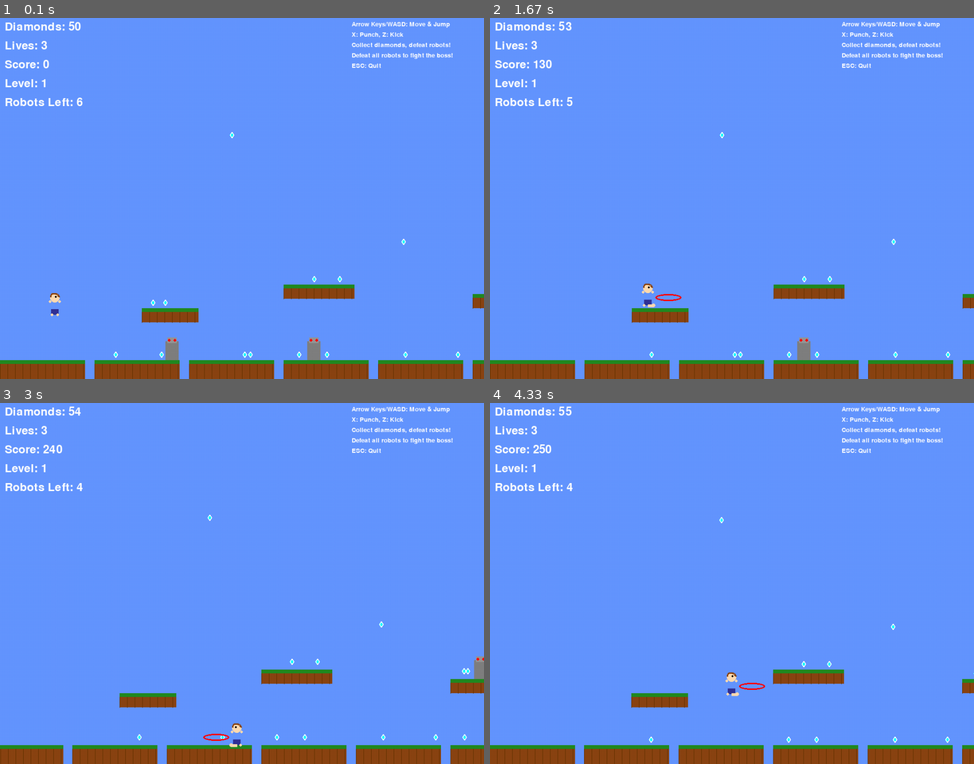
Above: before the commit, frames 1-4 (two rows, left to right).
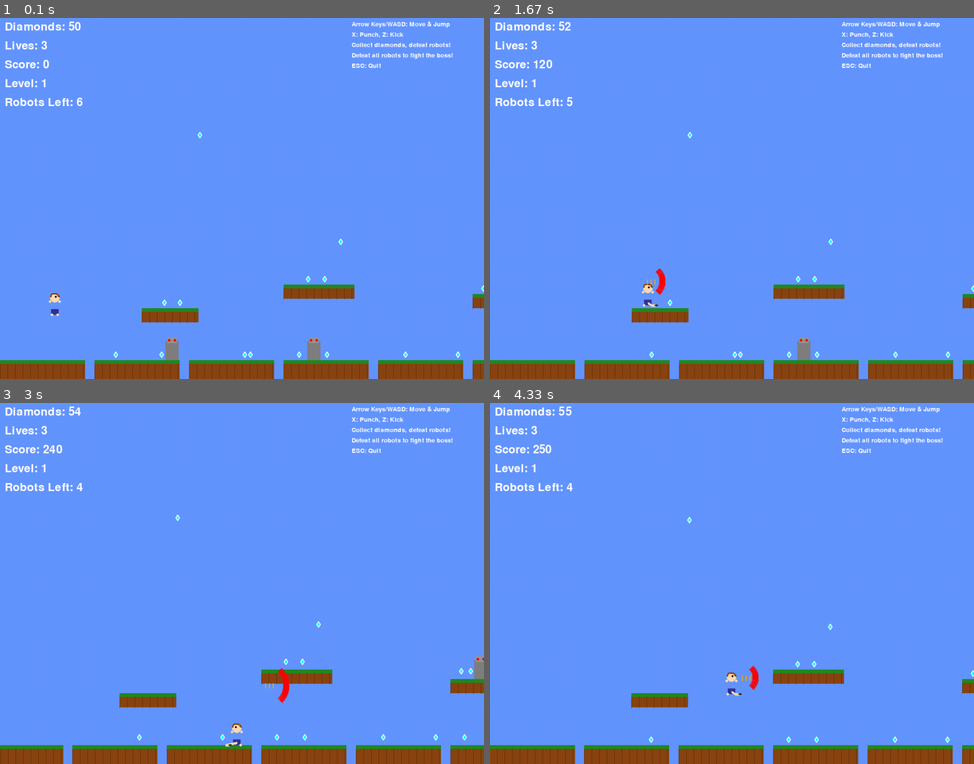
Above: after the commit, the same moments.

Repository: vivekkohar/games
Game: pygame game, started from retro_platform_game.py
Same seed, same stepped clock (60 frames per second), same inputs: the game is played once before the commit and once after it.
Inputs:
- Up to frame 1 (0.1 s): no input
- Up to frame 2 (1.67 s): hold X 0.33-0.8 s; hold Right 0.33-0.8 s; tap Z at 0.83, 1.57 s; tap Space at 1.17 s; hold Right from 1.5 s (still down)
- Up to frame 3 (3 s): tap Z at 1.87, 2.07, 2.4, 2.7, 2.9 s; release Right at 1.97 s; hold Up 2-2.3 s; hold Right 2.33-2.8 s; hold Left from 2.83 s (still down)
- Up to frame 4 (4.33 s): tap Z at 3.2, 3.47, 3.77, 3.9, 4.3 s; release Left at 3.37 s; hold Left 3.4-3.8 s; hold Up 3.83-4.2 s; hold Right from 4.23 s (still down)

The runs differ from the first frame. In frame 1, 0.1% of the frame differs, in the area x 31-100%, y 31-80%; in frame 2, 0.3%; in frame 3, 0.4%, in the area x 36-98%, y 30-96%; in frame 4, 0.3%.

Commit message:
Major Enhancement v1.1.0: Audio System & Visual Combat Effects
🎵 Complete Audio System:
- Procedurally generated sound effects using numpy
- Combat sounds: punch, kick, robot/boss hits
- Environmental sounds: jump, diamond collect/lost, life lost
- Victory fanfare for level completion
- Robust error handling for audio failures

🥊 Enhanced Combat Visuals:
- Detailed punch/kick animations with extended limbs
- Dynamic visual effects: expanding rings, sparks, motion trails
- Multi-frame persistent effects for impactful combat
- Better character proportions and combat feedback

👹 Improved Boss System:
- Bosses now positioned at the very end of each level
- Dedicated elevated boss platforms
- Clear separation between main level and boss arena
- Enhanced boss area access restrictions

🛠️ Technical Improvements:
- Added numpy dependency for sound generation
- Modular sound management system
- Optimized visual effects rendering
- Enhanced level design and platform positioning
- Updated documentation and requirements

🎮 Enhanced Gameplay Experience:
- Audio feedback for all player actions
- Visual confirmation of successful attacks
- Clearer boss encounter progression
- More engaging combat mechanics

Diff:
--- a/environment.yml
+++ b/environment.yml
@@ -5,6 +5,7 @@
 dependencies:
   - python=3.13
   - pygame>=2.6.0
+  - numpy>=1.20.0
   - pip
   - pip:
     - # Add any pip-only packages here if needed
--- a/retro_platform_game.py
+++ b/retro_platform_game.py
@@ -2,9 +2,11 @@
 import sys
 import random
 import math
+import os
 
 # Initialize Pygame
 pygame.init()
+pygame.mixer.init(frequency=22050, size=-16, channels=2, buffer=512)
 
 # Constants
 SCREEN_WIDTH = 1024
@@ -32,6 +34,214 @@
 GRAVITY = 0.8
 PUNCH_RANGE = 45
 KICK_RANGE = 55
+
+# Sound and Music Manager
+class SoundManager:
+    def __init__(self):
+        self.sounds = {}
+        self.music_playing = False
+        self.sound_enabled = True
+        self.music_enabled = True
+
+        # Create sound directory if it doesn't exist
+        if not os.path.exists('sounds'):
+            os.makedirs('sounds')
+
+        # Generate procedural sounds
+        self.generate_sounds()
+
+    def generate_sounds(self):
+        """Generate simple procedural sounds using pygame"""
+        try:
+            # Punch sound - short sharp tone
+            punch_sound = pygame.sndarray.make_sound(
+                self.generate_tone(440, 0.1, 'square')
+            )
+            self.sounds['punch'] = punch_sound
+
+            # Kick sound - deeper, longer tone
+            kick_sound = pygame.sndarray.make_sound(
+                self.generate_tone(220, 0.15, 'square')
+            )
+            self.sounds['kick'] = kick_sound
+
+            # Jump sound - rising tone
+            jump_sound = pygame.sndarray.make_sound(
+                self.generate_sweep(200, 400, 0.2)
+            )
+            self.sounds['jump'] = jump_sound
+
+            # Diamond collect - pleasant chime
+            diamond_sound = pygame.sndarray.make_sound(
+                self.generate_tone(800, 0.3, 'sine')
+            )
+            self.sounds['diamond_collect'] = diamond_sound
+
+            # Diamond lost - descending tone
+            diamond_lost_sound = pygame.sndarray.make_sound(
+                self.generate_sweep(400, 200, 0.4)
+            )
+            self.sounds['diamond_lost'] = diamond_lost_sound
+
+            # Life lost - dramatic descending sequence
+            life_lost_sound = pygame.sndarray.make_sound(
+                self.generate_life_lost_sound()
+            )
+            self.sounds['life_lost'] = life_lost_sound
+
+            # Robot hit - metallic clang
+            robot_hit_sound = pygame.sndarray.make_sound(
+                self.generate_noise(0.1)
+            )
+            self.sounds['robot_hit'] = robot_hit_sound
+
+            # Boss hit - deeper metallic sound
+            boss_hit_sound = pygame.sndarray.make_sound(
+                self.generate_tone(150, 0.2, 'square')
+            )
+            self.sounds['boss_hit'] = boss_hit_sound
+
+            # Level complete - victory fanfare
+            level_complete_sound = pygame.sndarray.make_sound(
+                self.generate_victory_sound()
+            )
+            self.sounds['level_complete'] = level_complete_sound
+
+        except Exception as e:
+            print(f"Warning: Could not generate sounds: {e}")
+            self.sound_enabled = False
+
+    def generate_tone(self, frequency, duration, wave_type='sine'):
+        """Generate a simple tone"""
+        import numpy as np
+        sample_rate = 22050
+        frames = int(duration * sample_rate)
+        arr = np.zeros((frames, 2))
+
+        for i in range(frames):
+            time = float(i) / sample_rate
+            if wave_type == 'sine':
+                wave = np.sin(2 * np.pi * frequency * time)
+            elif wave_type == 'square':
+                wave = 1 if np.sin(2 * np.pi * frequency * time) > 0 else -1
+            else:
+                wave = np.sin(2 * np.pi * frequency * time)
+
+            # Apply envelope to avoid clicks
+            envelope = min(1.0, min(time * 10, (duration - time) * 10))
+            arr[i] = [wave * envelope * 0.3, wave * envelope * 0.3]
+
+        return (arr * 32767).astype(np.int16)
+
+    def generate_sweep(self, start_freq, end_freq, duration):
+        """Generate a frequency sweep"""
+        import numpy as np
+        sample_rate = 22050
+        frames = int(duration * sample_rate)
+        arr = np.zeros((frames, 2))
+
+        for i in range(frames):
+            time = float(i) / sample_rate
+            progress = time / duration
+            frequency = start_freq + (end_freq - start_freq) * progress
+            wave = np.sin(2 * np.pi * frequency * time)
+
+            # Apply envelope
+            envelope = min(1.0, min(time * 5, (duration - time) * 5))
+            arr[i] = [wave * envelope * 0.3, wave * envelope * 0.3]
+
+        return (arr * 32767).astype(np.int16)
+
+    def generate_noise(self, duration):
+        """Generate noise for metallic sounds"""
+        import numpy as np
+        sample_rate = 22050
+        frames = int(duration * sample_rate)
+        arr = np.random.random((frames, 2)) * 2 - 1
+
+        # Apply envelope
+        for i in range(frames):
+            time = float(i) / sample_rate
+            envelope = max(0, 1 - time / duration)
+            arr[i] *= envelope * 0.2
+
+        return (arr * 32767).astype(np.int16)
+
+    def generate_life_lost_sound(self):
+        """Generate dramatic life lost sound"""
+        import numpy as np
+        sample_rate = 22050
+        duration = 1.0
+        frames = int(duration * sample_rate)
+        arr = np.zeros((frames, 2))
+
+        # Descending sequence of tones
+        frequencies = [400, 350, 300, 250, 200]
+        tone_duration = duration / len(frequencies)
+
+        for freq_idx, frequency in enumerate(frequencies):
+            start_frame = int(freq_idx * tone_duration * sample_rate)
+            end_frame = int((freq_idx + 1) * tone_duration * sample_rate)
+
+            for i in range(start_frame, min(end_frame, frames)):
+                time = float(i - start_frame) / sample_rate
+                wave = np.sin(2 * np.pi * frequency * time)
+                envelope = max(0, 1 - time / tone_duration)
+                arr[i] = [wave * envelope * 0.3, wave * envelope * 0.3]
+
+        return (arr * 32767).astype(np.int16)
+
+    def generate_victory_sound(self):
+        """Generate victory fanfare"""
+        import numpy as np
+        sample_rate = 22050
+        duration = 1.5
+        frames = int(duration * sample_rate)
+        arr = np.zeros((frames, 2))
+
+        # Ascending sequence for victory
+        frequencies = [400, 500, 600, 800, 1000]
+        tone_duration = duration / len(frequencies)
+
+        for freq_idx, frequency in enumerate(frequencies):
+            start_frame = int(freq_idx * tone_duration * sample_rate)
+            end_frame = int((freq_idx + 1) * tone_duration * sample_rate)
+
+            for i in range(start_frame, min(end_frame, frames)):
+                time = float(i - start_frame) / sample_rate
+                wave = np.sin(2 * np.pi * frequency * time)
+                envelope = min(1.0, min(time * 3, (tone_duration - time) * 3))
+                arr[i] = [wave * envelope * 0.4, wave * envelope * 0.4]
+
+        return (arr * 32767).astype(np.int16)
+
+    def play_sound(self, sound_name):
+        """Play a sound effect"""
+        if self.sound_enabled and sound_name in self.sounds:
+            try:
+                self.sounds[sound_name].play()
+            except Exception as e:
+                print(f"Warning: Could not play sound {sound_name}: {e}")
+
+    def start_background_music(self):
+        """Start background music (simple loop)"""
+        if self.music_enabled and not self.music_playing:
+            try:
+                # Generate simple background music
+                bg_music = self.generate_background_music()
+                pygame.mixer.music.load(bg_music)
+                pygame.mixer.music.play(-1)  # Loop indefinitely
+                self.music_playing = True
+            except Exception as e:
+                print(f"Warning: Could not start background music: {e}")
+
+    def generate_background_music(self):
+        """Generate simple background music"""
+        # For now, return None - background music would need more complex implementation
+        return None
+
+# Global sound manager
+sound_manager = SoundManager()
 
 class Player:
     def __init__(self, x, y):
@@ -51,6 +261,8 @@
         self.lives = 3
         self.invulnerable = 0  # Invulnerability frames after taking damage
         self.animation_frame = 0
+        self.punch_effect = []  # Visual punch effects
+        self.kick_effect = []   # Visual kick effects
 
     def update(self, platforms, camera_x):
         # Handle input
@@ -69,14 +281,30 @@
         if (keys[pygame.K_SPACE] or keys[pygame.K_UP] or keys[pygame.K_w]) and self.on_ground:
             self.vel_y = JUMP_STRENGTH
             self.on_ground = False
+            sound_manager.play_sound('jump')
 
         # Combat
         if keys[pygame.K_x] and self.punch_timer <= 0:
             self.punching = True
             self.punch_timer = 20
+            sound_manager.play_sound('punch')
+            # Add punch visual effect
+            punch_x = self.x + (40 if self.facing_right else -40)
+            punch_y = self.y + 20
+            self.punch_effect.append({
+                'x': punch_x, 'y': punch_y, 'timer': 15, 'size': 20
+            })
+
         if keys[pygame.K_z] and self.kick_timer <= 0:
             self.kicking = True
             self.kick_timer = 25
+            sound_manager.play_sound('kick')
+            # Add kick visual effect
+            kick_x = self.x + (50 if self.facing_right else -50)
+            kick_y = self.y + 30
+            self.kick_effect.append({
+                'x': kick_x, 'y': kick_y, 'timer': 20, 'size': 25
+            })
 
         # Update timers
         if self.punch_timer > 0:
@@ -91,6 +319,12 @@
 
         if self.invulnerable > 0:
             self.invulnerable -= 1
+
+        # Update visual effects
+        self.punch_effect = [effect for effect in self.punch_effect
+                           if self.update_effect(effect)]
+        self.kick_effect = [effect for effect in self.kick_effect
+                          if self.update_effect(effect)]
 
         # Apply gravity
         self.vel_y += GRAVITY
@@ -134,14 +368,22 @@
         # Animation
         self.animation_frame += 1
 
+    def update_effect(self, effect):
+        """Update visual effect and return True if it should continue"""
+        effect['timer'] -= 1
+        effect['size'] += 1  # Expand effect
+        return effect['timer'] > 0
+
     def lose_diamonds(self, amount):
         self.diamonds -= amount
+        sound_manager.play_sound('diamond_lost')
         if self.diamonds <= 0:
             self.diamonds = 0
             self.lose_life()
 
     def lose_life(self):
         self.lives -= 1
+        sound_manager.play_sound('life_lost')
         self.diamonds = 50  # Reset diamonds
         self.respawn()
 
@@ -183,14 +425,19 @@
         eye_x = screen_x + 16 + (2 if self.facing_right else -2)
         pygame.draw.circle(screen, BLACK, (int(eye_x), int(self.y + 10)), 2)
 
-        # Arms
+        # Arms with enhanced combat visualization
         arm_y = self.y + 20
         if self.punching:
-            # Extended arm for punch
-            arm_x = screen_x + (24 if self.facing_right else 8)
-            pygame.draw.circle(screen, (255, 220, 177), (int(arm_x), int(arm_y)), 4)
+            # Extended arm for punch with more detail
+            arm_x = screen_x + (28 if self.facing_right else 4)
+            # Upper arm
             pygame.draw.line(screen, (255, 220, 177),
-                           (screen_x + 16, arm_y), (arm_x, arm_y), 6)
+                           (screen_x + 16, arm_y), (arm_x - 8, arm_y), 4)
+            # Forearm
+            pygame.draw.line(screen, (255, 220, 177),
+                           (arm_x - 8, arm_y), (arm_x, arm_y), 4)
+            # Fist
+            pygame.draw.circle(screen, (255, 200, 150), (int(arm_x), int(arm_y)), 5)
         else:
             # Normal arms
             pygame.draw.circle(screen, (255, 220, 177),
@@ -198,15 +445,21 @@
             pygame.draw.circle(screen, (255, 220, 177),
                              (int(screen_x + 26), int(arm_y)), 3)
 
-        # Legs
+        # Legs with enhanced kicking visualization
         leg_y = self.y + 48
         if self.kicking:
-            # Extended leg for kick
-            leg_x = screen_x + (28 if self.facing_right else 4)
-            pygame.draw.circle(screen, (255, 220, 177), (int(leg_x), int(leg_y)), 4)
+            # Extended leg for kick with more detail
+            leg_x = screen_x + (32 if self.facing_right else 0)
+            # Thigh
             pygame.draw.line(screen, (255, 220, 177),
-                           (screen_x + 16, leg_y), (leg_x, leg_y), 6)
-            # Other leg
+                           (screen_x + 16, leg_y - 5), (leg_x - 8, leg_y), 5)
+            # Shin
+            pygame.draw.line(screen, (255, 220, 177),
+                           (leg_x - 8, leg_y), (leg_x, leg_y), 5)
+            # Foot
+            pygame.draw.ellipse(screen, (50, 50, 50),
+                              (leg_x - 2, leg_y - 2, 8, 4))
+            # Other leg (standing)
             other_leg_x = screen_x + (8 if self.facing_right else 24)
             pygame.draw.circle(screen, (255, 220, 177),
                              (int(other_leg_x), int(leg_y)), 3)
@@ -218,17 +471,60 @@
             pygame.draw.circle(screen, (255, 220, 177),
                              (int(screen_x + 22 - offset), int(leg_y)), 3)
 
-        # Combat effects
-        if self.punching:
-            punch_x = screen_x + (self.width if self.facing_right else -PUNCH_RANGE)
-            pygame.draw.circle(screen, YELLOW,
-                             (int(punch_x + PUNCH_RANGE//2), int(self.y + self.height//2)),
-                             PUNCH_RANGE//3, 3)
-
-        if self.kicking:
-            kick_x = screen_x + (self.width if self.facing_right else -KICK_RANGE)
-            pygame.draw.ellipse(screen, RED,
-                              (kick_x, self.y + self.height//2, KICK_RANGE, 15), 3)
+        # Draw visual effects
+        self.draw_effects(screen, camera_x)
+
+    def draw_effects(self, screen, camera_x):
+        """Draw punch and kick visual effects"""
+        # Draw punch effects
+        for effect in self.punch_effect:
+            screen_x = effect['x'] - camera_x
+            if -50 < screen_x < SCREEN_WIDTH + 50:
+                # Expanding circle effect
+                alpha = int(255 * (effect['timer'] / 15))
+                color = (*YELLOW[:3], alpha) if len(YELLOW) == 3 else YELLOW
+
+                # Create multiple rings for impact effect
+                for i in range(3):
+                    radius = effect['size'] + i * 3
+                    if radius > 0:
+                        pygame.draw.circle(screen, YELLOW,
+                                         (int(screen_x), int(effect['y'])),
+                                         radius, 2)
+
+                # Add spark effects
+                for i in range(8):
+                    angle = (i * 45) * math.pi / 180
+                    spark_x = screen_x + math.cos(angle) * effect['size']
+                    spark_y = effect['y'] + math.sin(angle) * effect['size']
+                    pygame.draw.circle(screen, WHITE,
+                                     (int(spark_x), int(spark_y)), 2)
+
+        # Draw kick effects
+        for effect in self.kick_effect:
+            screen_x = effect['x'] - camera_x
+            if -50 < screen_x < SCREEN_WIDTH + 50:
+                # Expanding arc effect for kick
+                alpha = int(255 * (effect['timer'] / 20))
+
+                # Create arc effect
+                for i in range(5):
+                    radius = effect['size'] + i * 2
+                    if radius > 0:
+                        # Draw arc
+                        start_angle = -math.pi/4
+                        end_angle = math.pi/4
+                        pygame.draw.arc(screen, RED,
+                                      (screen_x - radius, effect['y'] - radius,
+                                       radius * 2, radius * 2),
+                                      start_angle, end_angle, 3)
+
+                # Add motion lines
+                for i in range(3):
+                    line_x = screen_x + i * 8
+                    pygame.draw.line(screen, ORANGE,
+                                   (line_x, effect['y'] - 5),
+                                   (line_x, effect['y'] + 5), 2)
 
 class Platform:
     def __init__(self, x, y, width, height):
@@ -279,6 +575,7 @@
         if diamond_rect.colliderect(player_rect):
             self.collected = True
             player.diamonds += 1
+            sound_manager.play_sound('diamond_collect')
 
     def draw(self, screen, camera_x):
         if self.collected:
@@ -369,11 +666,13 @@
         if distance_to_player < PUNCH_RANGE and player.punching:
             self.health -= 15
             self.vel_x = 5 if player.facing_right else -5
+            sound_manager.play_sound('robot_hit')
 
         if distance_to_player < KICK_RANGE and player.kicking:
             self.health -= 25
             self.vel_x = 8 if player.facing_right else -8
             self.vel_y = -5
+            sound_manager.play_sound('robot_hit')
 
         # Check if jumped on
         if (abs(self.x - player.x) < 30 and
@@ -381,6 +680,7 @@
             player.vel_y > 0):
             self.health -= 20
             player.vel_y = -8  # Bounce player up
+            sound_manager.play_sound('robot_hit')
 
         if self.health <= 0:
             self.alive = False
@@ -487,11 +787,13 @@
         if distance_to_player < PUNCH_RANGE and player.punching:
             self.health -= 10
             self.vel_x = 3 if player.facing_right else -3
+            sound_manager.play_sound('boss_hit')
 
         if distance_to_player < KICK_RANGE and player.kicking:
             self.health -= 20
             self.vel_x = 5 if player.facing_right else -5
             self.vel_y = -3
+            sound_manager.play_sound('boss_hit')
 
         # Check if jumped on
         if (abs(self.x - player.x) < 40 and
@@ -499,6 +801,7 @@
             player.vel_y > 0):
             self.health -= 15
             player.vel_y = -10
+            sound_manager.play_sound('boss_hit')
 
         if self.health <= 0:
             self.alive = False
@@ -549,6 +852,10 @@
     # Base ground platforms
     for i in range(0, WORLD_WIDTH, 200):
         platforms.append(Platform(i, SCREEN_HEIGHT - 40, 180, 40))
+
+    # Boss platform at the very end
+    boss_platform_x = WORLD_WIDTH - 300
+    platforms.append(Platform(boss_platform_x, SCREEN_HEIGHT - 100, 250, 60))
 
     if level_num == 1:
         # Level 1 - Simple layout
@@ -560,10 +867,9 @@
             Platform(1600, SCREEN_HEIGHT - 320, 140, 30),
             Platform(2000, SCREEN_HEIGHT - 250, 100, 30),
             Platform(2300, SCREEN_HEIGHT - 400, 120, 30),
-            Platform(2600, SCREEN_HEIGHT - 200, 200, 30),  # Boss platform
         ])
 
-        # Robots
+        # Robots (not near boss area)
         robots.extend([
             Robot(350, SCREEN_HEIGHT - 80),
             Robot(650, SCREEN_HEIGHT - 80),
@@ -573,7 +879,7 @@
             Robot(2050, SCREEN_HEIGHT - 280),
         ])
 
-        boss = Boss(2650, SCREEN_HEIGHT - 280, 1)
+        boss = Boss(boss_platform_x + 50, SCREEN_HEIGHT - 160, 1)
 
     elif level_num == 2:
         # Level 2 - More complex
@@ -589,7 +895,6 @@
             Platform(1800, SCREEN_HEIGHT - 300, 100, 30),
             Platform(2000, SCREEN_HEIGHT - 450, 120, 30),
             Platform(2200, SCREEN_HEIGHT - 250, 100, 30),
-            Platform(2500, SCREEN_HEIGHT - 350, 200, 30),  # Boss platform
         ])
 
         robots.extend([
@@ -604,7 +909,7 @@
             Robot(2050, SCREEN_HEIGHT - 480),
         ])
 
-        boss = Boss(2550, SCREEN_HEIGHT - 430, 2)
+        boss = Boss(boss_platform_x + 50, SCREEN_HEIGHT - 160, 2)
 
     elif level_num == 3:
         # Level 3 - Vertical challenges
@@ -621,7 +926,6 @@
             Platform(1900, SCREEN_HEIGHT - 320, 100, 30),
             Platform(2100, SCREEN_HEIGHT - 450, 120, 30),
             Platform(2300, SCREEN_HEIGHT - 350, 100, 30),
-            Platform(2600, SCREEN_HEIGHT - 480, 200, 30),  # Boss platform
         ])
 
         robots.extend([
@@ -638,7 +942,7 @@
             Robot(2350, SCREEN_HEIGHT - 380),
         ])
 
-        boss = Boss(2650, SCREEN_HEIGHT - 560, 3)
+        boss = Boss(boss_platform_x + 50, SCREEN_HEIGHT - 160, 3)
 
     elif level_num == 4:
         # Level 4 - Mixed challenges with tougher robots
@@ -656,7 +960,6 @@
             Platform(2000, SCREEN_HEIGHT - 450, 120, 30),
             Platform(2200, SCREEN_HEIGHT - 280, 100, 30),
             Platform(2400, SCREEN_HEIGHT - 380, 80, 30),
-            Platform(2700, SCREEN_HEIGHT - 500, 200, 30),  # Boss platform
         ])
 
         robots.extend([
@@ -674,7 +977,7 @@
             Robot(2250, SCREEN_HEIGHT - 310, "normal"),
         ])
 
-        boss = Boss(2750, SCREEN_HEIGHT - 580, 4)
+        boss = Boss(boss_platform_x + 50, SCREEN_HEIGHT - 160, 4)
 
     else:  # Level 5 - Final challenge
         # Level 5 - Ultimate challenge
@@ -696,7 +999,6 @@
             Platform(2100, SCREEN_HEIGHT - 300, 80, 30),
             Platform(2250, SCREEN_HEIGHT - 480, 60, 30),
             Platform(2400, SCREEN_HEIGHT - 380, 80, 30),
-            Platform(2750, SCREEN_HEIGHT - 520, 200, 30),  # Boss platform
         ])
 
         robots.extend([
@@ -718,20 +1020,21 @@
             Robot(2300, SCREEN_HEIGHT - 510, "tough"),
         ])
 
-        boss = Boss(2800, SCREEN_HEIGHT - 600, 5)
-
-    # Add diamonds throughout the level
+        boss = Boss(boss_platform_x + 50, SCREEN_HEIGHT - 160, 5)
+
+    # Add diamonds throughout the level (but not in boss area)
     diamond_positions = []
-    for platform in platforms[1:]:  # Skip ground platforms
-        # Add diamonds on platforms
-        for i in range(2):
-            diamond_x = platform.rect.x + random.randint(10, platform.rect.width - 20)
-            diamond_y = platform.rect.y - 20
-            diamond_positions.append((diamond_x, diamond_y))
-
-    # Add some floating diamonds
+    for platform in platforms[1:-1]:  # Skip ground platforms and boss platform
+        if platform.rect.x < WORLD_WIDTH - 500:  # Don't place diamonds near boss
+            # Add diamonds on platforms
+            for i in range(2):
+                diamond_x = platform.rect.x + random.randint(10, platform.rect.width - 20)
+                diamond_y = platform.rect.y - 20
+                diamond_positions.append((diamond_x, diamond_y))
+
+    # Add some floating diamonds (not near boss area)
     for i in range(level_num * 5):
-        x = random.randint(100, WORLD_WIDTH - 100)
+        x = random.randint(100, WORLD_WIDTH - 600)  # Keep away from boss area
         y = random.randint(200, SCREEN_HEIGHT - 200)
         diamond_positions.append((x, y))
 
@@ -817,13 +1120,14 @@
                     boss.update(platforms, player)
                     if not boss.alive:
                         score += 500
+                        sound_manager.play_sound('level_complete')
                         game_state = "level_complete"
                         transition_timer = 180  # 3 seconds
 
                 # Check if player reached boss area without defeating all robots
-                if player.x > WORLD_WIDTH - 400 and len([r for r in robots if r.alive]) > 0:
+                if player.x > WORLD_WIDTH - 500 and len([r for r in robots if r.alive]) > 0:
                     # Push player back
-                    player.x = WORLD_WIDTH - 400
+                    player.x = WORLD_WIDTH - 500
 
             else:
                 game_state = "game_over"
Not shown, changed: README.md
Not shown, changed: requirements.txt
Not shown, changed: CHANGELOG.md
